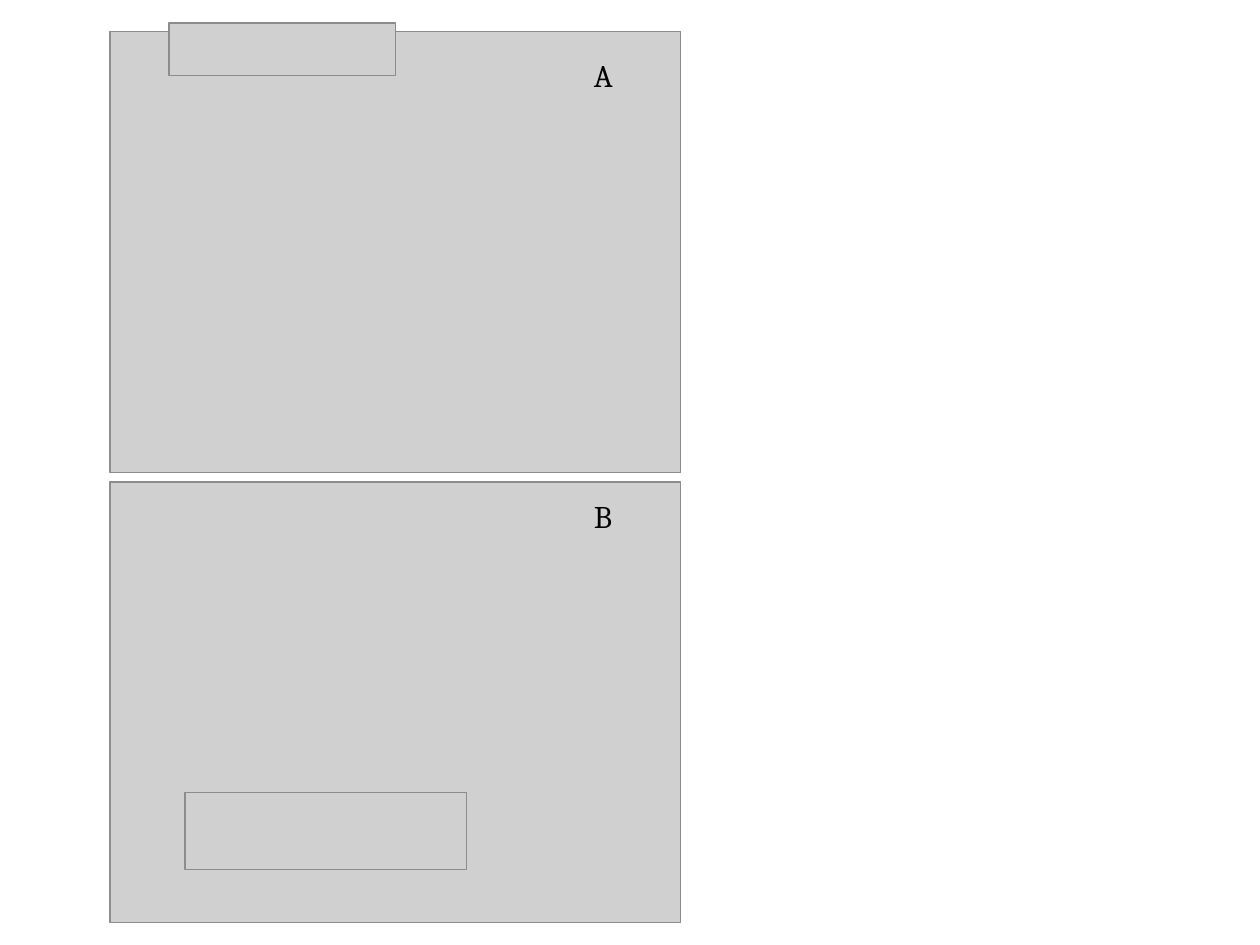
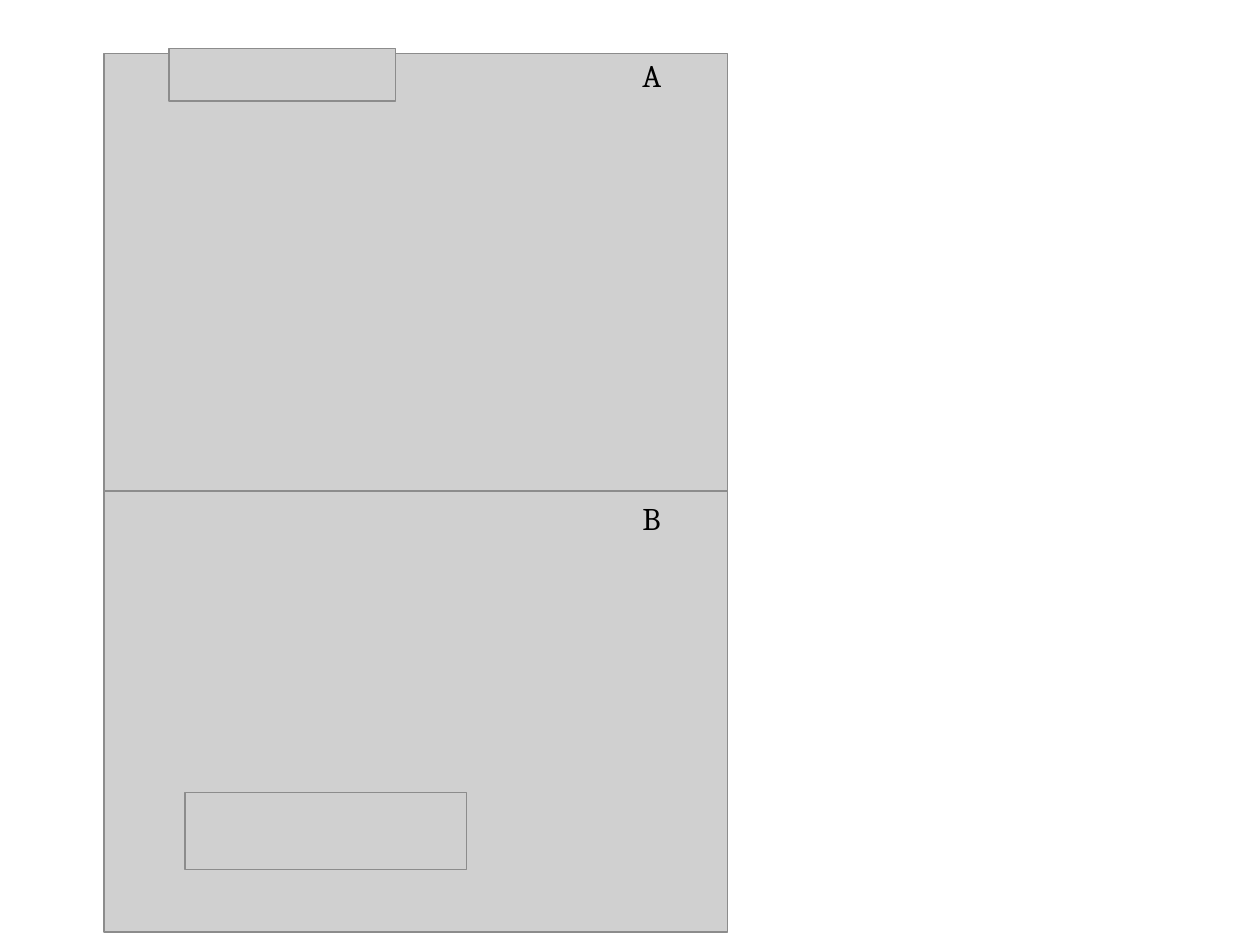
Before and after one commit to RCN-ECS/CnGV, a slide deck: slide 1 of results/Simulation_10.10.2020/Real_DataPanel.pptx. Drawn at 1260x945 pixels with LibreOffice and Linux fonts; fonts in the diff are those of the drawing; grey boxes stand for pictures. Boxes give left, top, right and bottom in pixels: in the first picture for what was removed or moved away, otherwise in the second. Text is boxed around its words. In the diff, an @@ line names an element or a change of style, - is before the commit and + after.

```diff
--- a/results/Simulation_10.10.2020/Real_DataPanel.pptx
+++ b/results/Simulation_10.10.2020/Real_DataPanel.pptx
@@ picture: place and size @@
-picture at (110,32,680,472)
+picture at (105,54,728,495)
@@ picture: place and size @@
-picture at (169,23,396,76)
+picture at (169,48,396,101)
@@ text "A": place and size @@
-text "A" at (594,66,613,87)
+text "A" at (642,66,661,87)
@@ picture: place and size @@
-picture at (110,481,680,922)
+picture at (105,491,728,932)
@@ text "B": place and size @@
-text "B" at (594,507,612,528)
+text "B" at (642,509,660,530)
```
Also in this commit, not shown: 2 other files.
